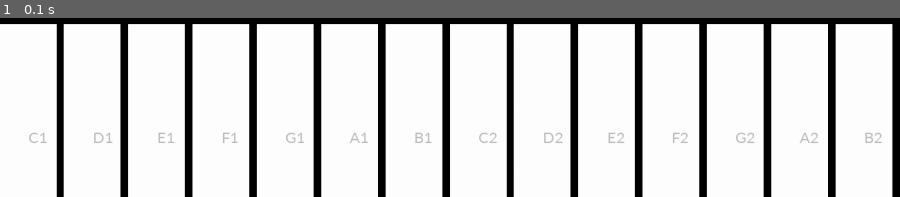
Above: before the commit, frame 1.
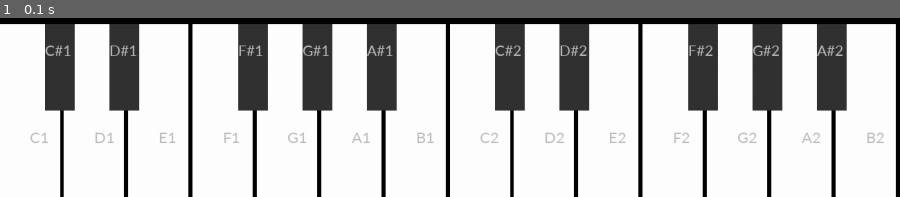
Above: after the commit, the same moment.

Repository: jdrhea/pygame-piano
Game: pygame game, started from pypiano.py
The game is run twice, just before and just after one commit, with the same random seed, the same clock (stepped at 60 frames per second) and the same inputs.
Inputs:
- Up to frame 1 (0.1 s): no input

The runs differ from the first frame. In frame 1, 21% of the frame differs, in the area x 3-100%, y 3-100%.

Commit message:
full piano creation

Diff:
--- a/pypiano.py
+++ b/pypiano.py
@@ -1,5 +1,6 @@
 import pygame
 from sys import exit
+from itertools import chain
 
 pygame.init()
 pygame.mixer.init()
@@ -7,12 +8,13 @@
 GAME_WIDTH = 1300
 GAME_HEIGHT = 600
 
-SPACE_WIDTH = 10
+SPACE_WIDTH = 5
 
 KEY_WIDTH = (GAME_WIDTH / 14)-SPACE_WIDTH
 KEY_HEIGHT = 250
 
-keyLabels = ["C1", "D1", "E1", "F1", "G1", "A1", "B1", "C2", "D2", "E2", "F2", "G2", "A2", "B2"]
+whiteKeyLabels = ["C1", "D1", "E1", "F1", "G1", "A1", "B1", "C2", "D2", "E2", "F2", "G2", "A2", "B2"]
+blackKeyLabels = ["C#1", "D#1","", "F#1", "G#1", "A#1","", "C#2", "D#2","", "F#2", "G#2", "A#2", ""]
 
 
 pygame.init()
@@ -24,11 +26,17 @@
 
 def draw():
     for i in range(0, 14):
-        key = pygame.Rect(0 + (KEY_WIDTH + SPACE_WIDTH) * i , GAME_HEIGHT - KEY_HEIGHT, KEY_WIDTH, KEY_HEIGHT)
+        key = pygame.Rect((KEY_WIDTH + SPACE_WIDTH) * i , GAME_HEIGHT - KEY_HEIGHT, KEY_WIDTH, KEY_HEIGHT)
         pygame.draw.rect(window, (255, 255, 255), key)  # key fill
         key_font = pygame.font.SysFont('Gill Sans', 25)
-        key_text = key_font.render(keyLabels[i], True, 'gray')
+        key_text = key_font.render(whiteKeyLabels[i], True, 'gray')
         window.blit(key_text, (i * (KEY_WIDTH + SPACE_WIDTH) + KEY_WIDTH/2, KEY_HEIGHT *2))
+    for i in chain(range(0, 2), range(3, 6), range(7,9), range(10,13)):
+        blackKey = pygame.Rect(3/4*KEY_WIDTH + (KEY_WIDTH + SPACE_WIDTH)*i, GAME_HEIGHT - KEY_HEIGHT, KEY_WIDTH/2, KEY_HEIGHT/2)
+        pygame.draw.rect(window, (50, 50, 50), blackKey)  # key fill
+        blackKey_font = pygame.font.SysFont('Gill Sans', 24)
+        key_text = blackKey_font.render(blackKeyLabels[i], True, 'gray')
+        window.blit(key_text, (3/4*KEY_WIDTH + (KEY_WIDTH + SPACE_WIDTH)*i, KEY_HEIGHT+KEY_HEIGHT/2))
 
 while True: # game loop
     for event in pygame.event.get():
